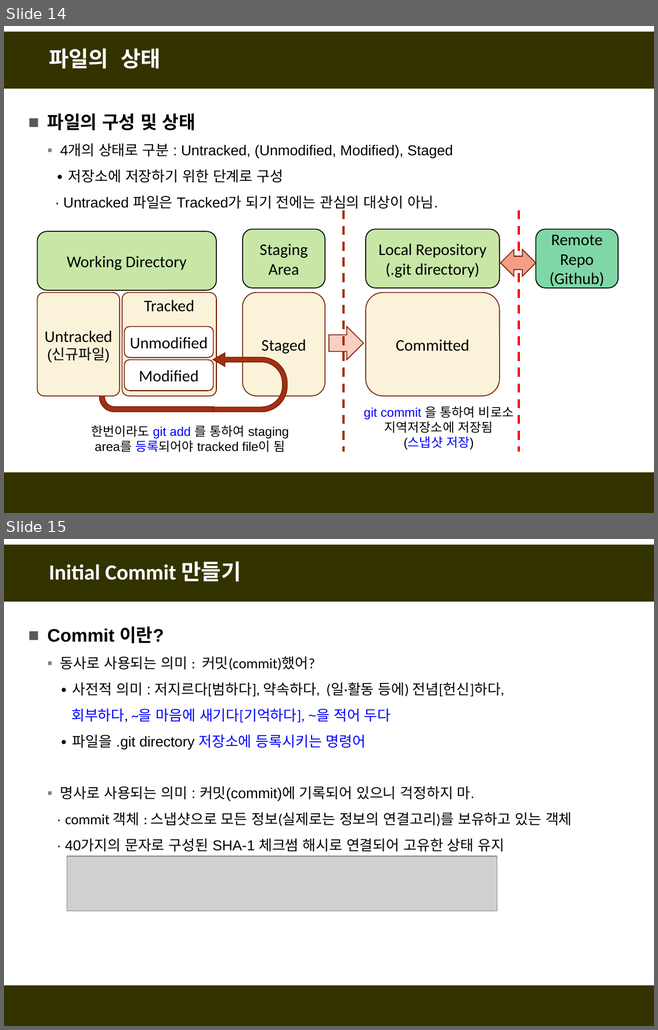
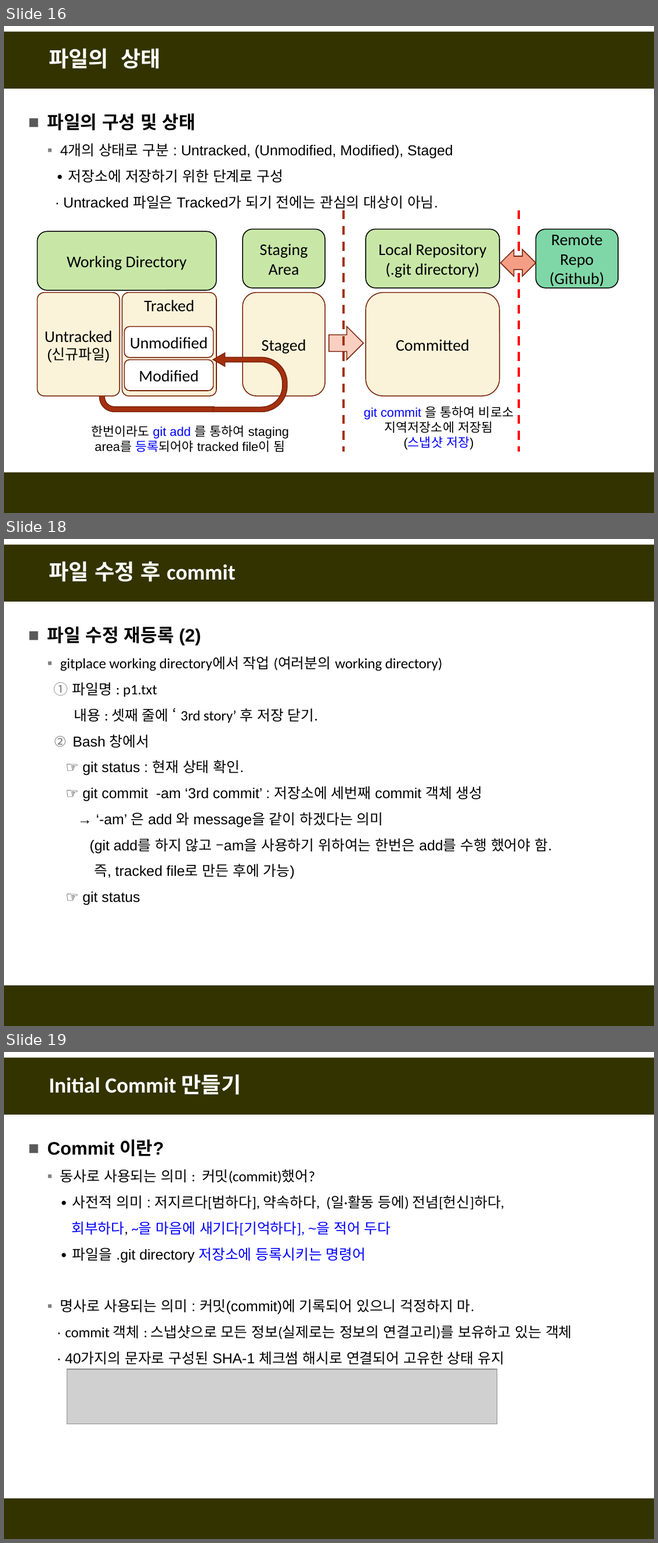
Before and after one commit to fasthill/github-lecture, a slide deck: git및github첫걸음.pptx. Shown one above the other, each under a label of ours: slides 14 and 15 before the commit, slides 16, 18 and 19 after it; the slides between them are not shown. The pictures are 658x1030 and 658x1543 pixels, drawn with LibreOffice and Linux fonts; fonts in the diff are those of the drawing; grey boxes stand for pictures. Boxes give left, top, right and bottom in pixels: in the first picture for what was removed or moved away, otherwise in the second. Text is boxed around its words. In the diff, an @@ line names an element or a change of style, - is before the commit and + after.

```diff
--- a/git및github첫걸음.pptx
+++ b/git및github첫걸음.pptx
@@ slide 18 added at (x1=4, y1=539, x2=654, y2=1026), background #FFFFFF; not listed: 2 template elements that a slide beside it also shows @@
@@ title added at (x1=49, y1=561, x2=235, y2=582), 24 pt, text #FFFFFF, bold @@
+파일 수정 후 commit
@@ text added at (x1=48, y1=627, x2=552, y2=905), 16 pt, text #000000 @@
+■ 파일 수정 재등록 (2)
+  ▪ gitplace working directory에서 작업 (여러분의 working directory)
+  1. 파일명 : p1.txt
+  내용 : 셋째 줄에 ‘ 3rd story’ 후 저장 닫기.
+  2. Bash 창에서
+  ☞ git status : 현재 상태 확인.
+  ☞ git commit -am ‘3rd commit’ : 저장소에 세번째 commit 객체 생성
+  → ‘-am’ 은 add 와 message을 같이 하겠다는 의미
+  (git add를 하지 않고 –am을 사용하기 위하여는 한번은 add를 수행 했어야 함.
+  즉, tracked file로 만든 후에 가능)
+  ☞ git status
@@ what was slide 14 is now slide 16 @@
@@ what was slide 15 is now slide 19 @@
```
Also in this commit, not shown: 4 slides changed, 11 other slides added, 2 slides removed.
